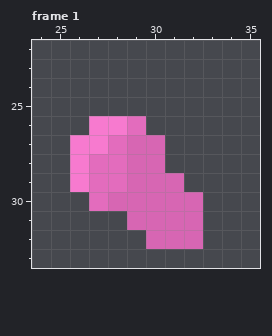
Pixel-art file: Assets/Art/Characters/frog tongue WIP.aseprite. The picture above is the old version.
64x64 pixels, 13 frames. Colours within 5 levels of each other are drawn and written as one. Shown: frame 1: x 24..35, y 22..33. The commit also changed other frames, which this record leaves out.
New version:
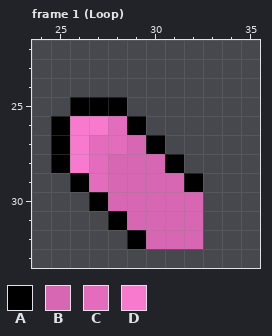
Palette (. is transparent): A #000000  B #d766b3  C #e36cbd  D #f77acf
Diff:
Frame 1 (Loop):
y 25: x 26..28 ... -> AAA
y 26: x 25..26 .. -> AD; x 28..29 DC -> CA
y 27: x 25 . -> A; x 27 D -> C; x 30 B -> A
y 28: x 25 . -> A; x 28 C -> B; x 31 . -> A
y 29: x 26 D -> A; x 28 C -> B; x 32 . -> A
y 30: x 27 C -> A
y 31: x 28 . -> A
y 32: x 29 . -> A
